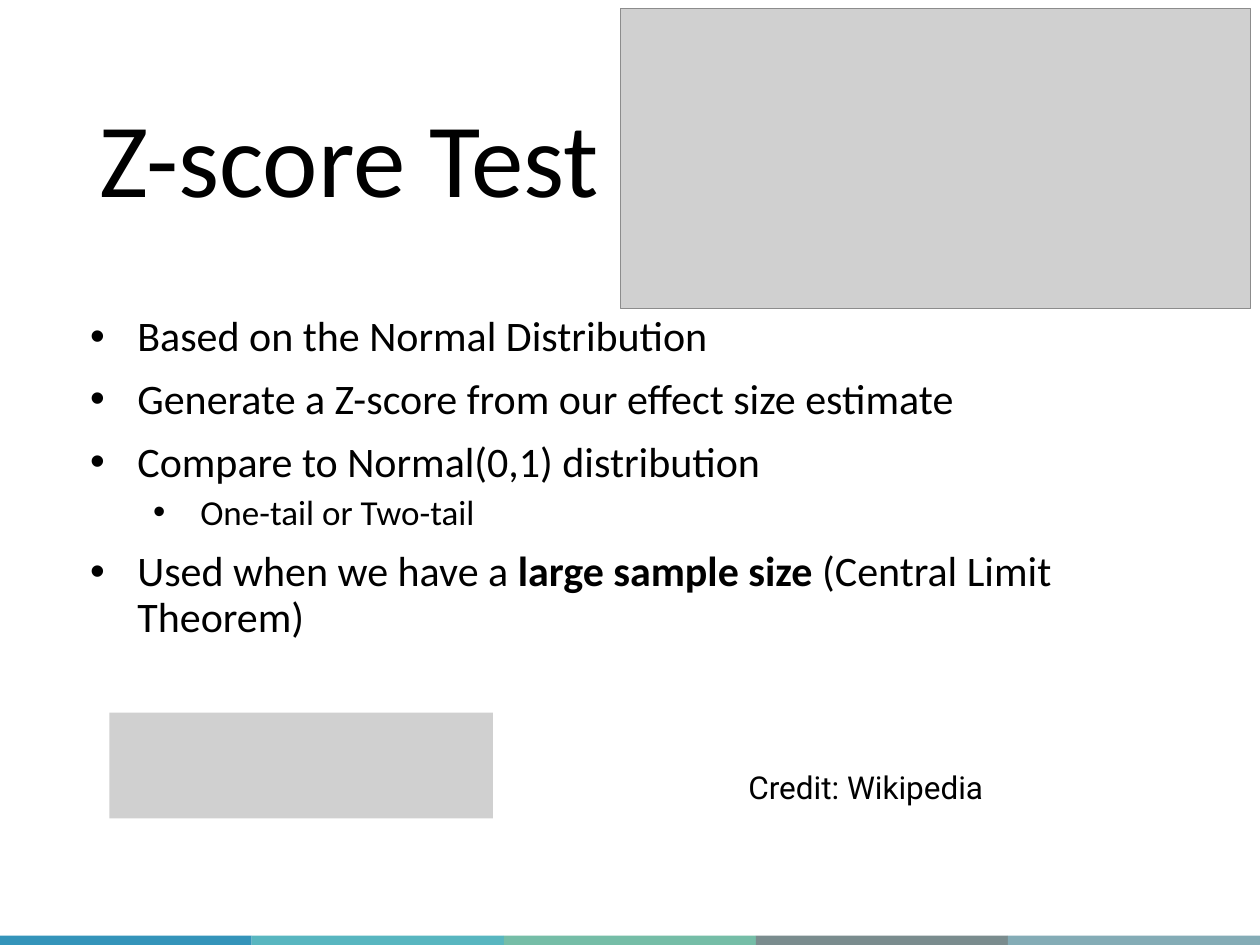
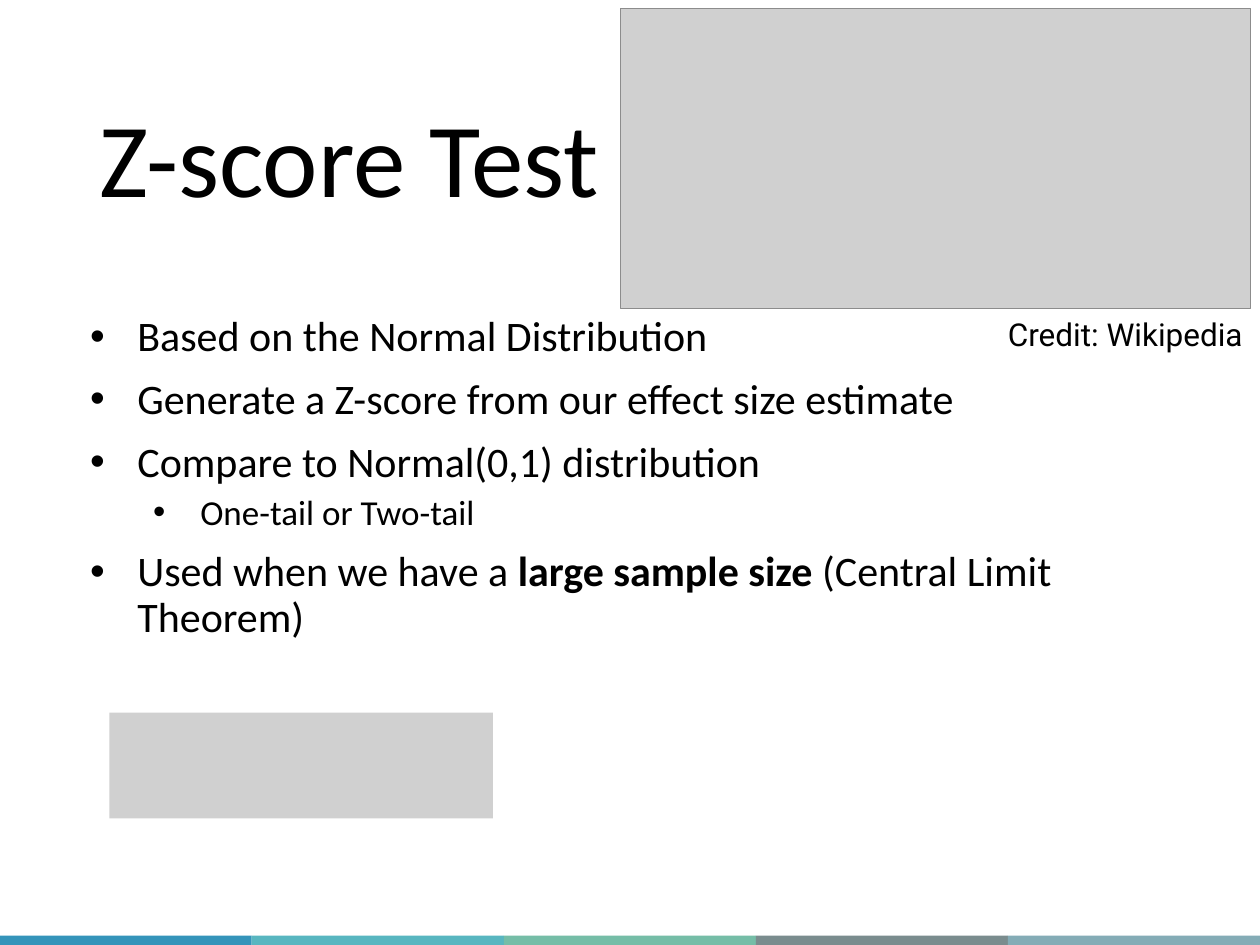
Before and after one commit to QLS-MiCM/StatsInR, a slide deck: slide 15 of slides/QLS-MiCM Statistics in R Fall 2024.pptx. Drawn at 1260x945 pixels with LibreOffice and Linux fonts; fonts in the diff are those of the drawing; grey boxes stand for pictures; background and template pictures are left out. Boxes give left, top, right and bottom in pixels: in the first picture for what was removed or moved away, otherwise in the second. Text is boxed around its words. In the diff, an @@ line names an element or a change of style, - is before the commit and + after.

```diff
--- a/slides/QLS-MiCM Statistics in R Fall 2024.pptx
+++ b/slides/QLS-MiCM Statistics in R Fall 2024.pptx
@@ text "Credit: Wikipedia": place and size @@
-text "Credit: Wikipedia" at [748, 775, 983, 806]
+text "Credit: Wikipedia" at [1008, 322, 1243, 353]
```
Also in this commit, not shown: 5 other slides changed, 4 other files.
